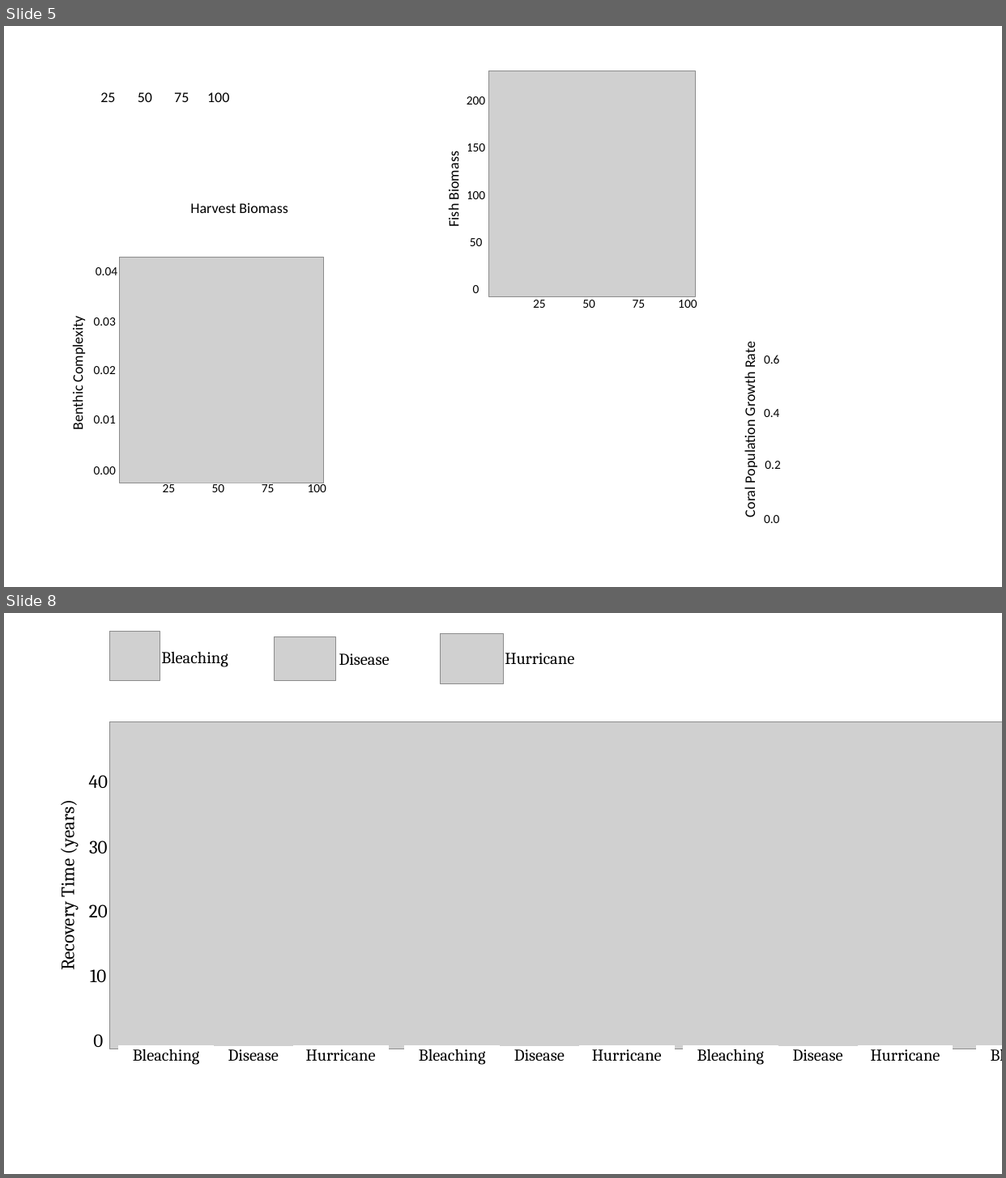
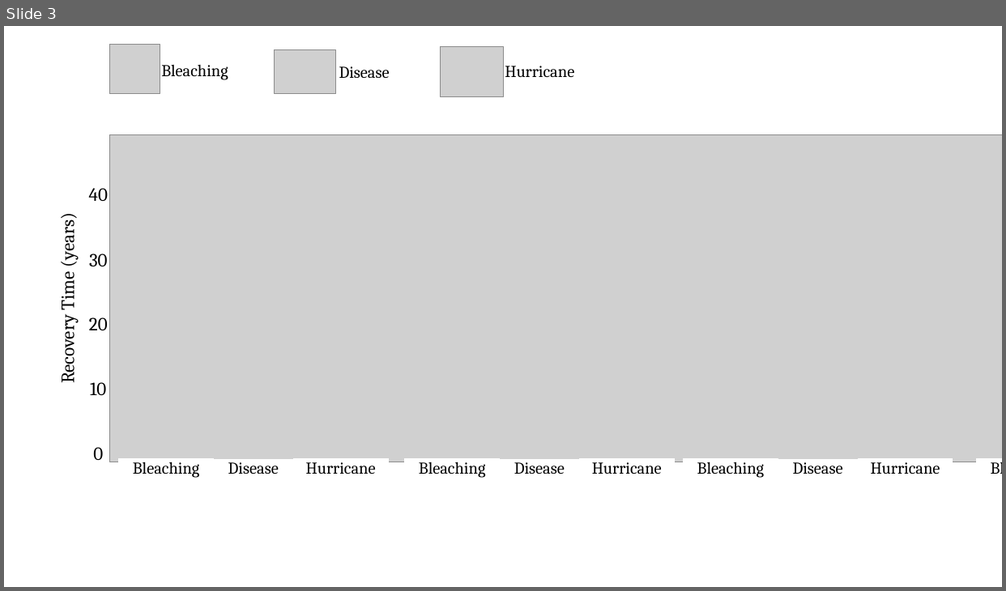
Before and after one commit to d3vynn/MBIO740_AMD, a slide deck: output/Figures/Figs.pptx. Shown one above the other, each under a label of ours: slides 5 and 8 before the commit, slide 3 after it; the slides between them are not shown. The pictures are 1006x1178 and 1006x591 pixels, drawn with LibreOffice and Linux fonts; fonts in the diff are those of the drawing; grey boxes stand for pictures. Boxes give left, top, right and bottom in pixels: in the first picture for what was removed or moved away, otherwise in the second. Text is boxed around its words. In the diff, an @@ line names an element or a change of style, - is before the commit and + after.

```diff
--- a/output/Figures/Figs.pptx
+++ b/output/Figures/Figs.pptx
@@ slide 5 removed at <box>4,26,1002,587</box>, background #FFFFFF @@
@@ rectangle removed at <box>87,86,129,109</box> @@
-25
@@ rectangle removed at <box>124,86,166,109</box> @@
-50
@@ rectangle removed at <box>160,86,202,109</box> @@
-75
@@ rectangle removed at <box>197,86,239,109</box> @@
-100
@@ group removed at <box>438,71,709,316</box>: 11 rectangles, 1 picture @@
-0
-100
-200
-50
-150
-25
-75
-100
-50
-Fish Biomass
@@ rectangle removed at <box>135,194,345,223</box> @@
-Harvest Biomass
@@ group removed at <box>63,258,338,514</box>: 11 rectangles, 1 picture @@
-0.00
-0.01
-0.03
-0.04
-0.02
-25
-75
-100
-50
-Benthic Complexity
@@ rectangle removed at <box>735,332,763,527</box> @@
-Coral Population Growth Rate
@@ group removed at <box>756,348,789,530</box>: 7 rectangles @@
-0.0
-0.2
-0.4
-0.6
@@ what was slide 8 is now slide 3 @@
```
Also in this commit, not shown: 2 slides changed, 5 slides added, 6 other slides removed, 22 other files.
